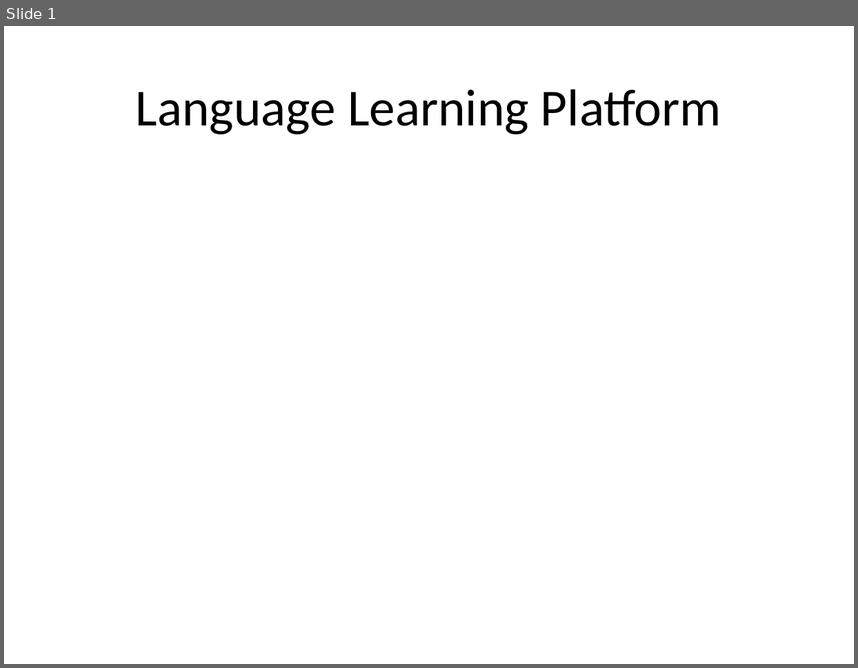
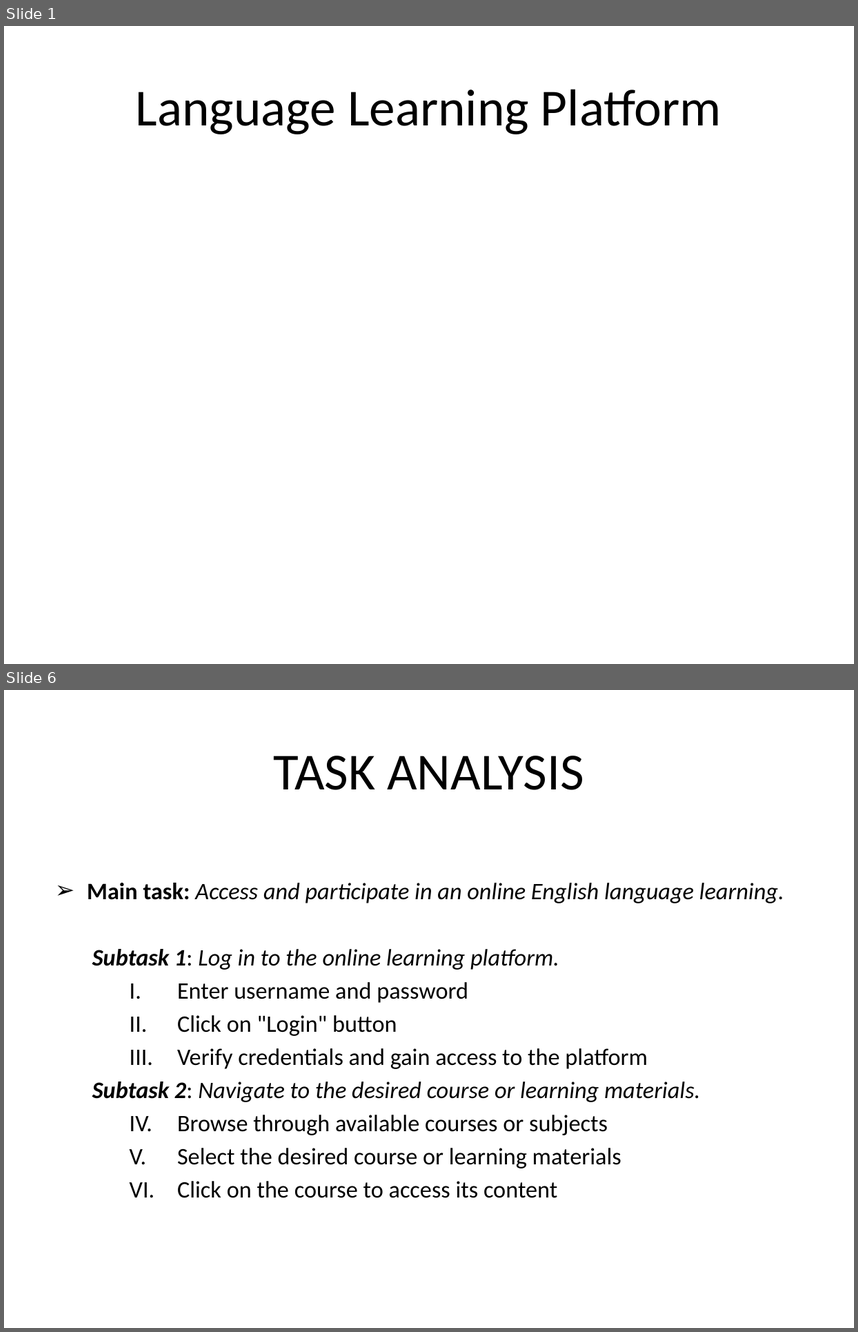
Before and after one commit to VictorMK22/PixelPioneers, a slide deck: Presentation1.pptx. Shown one above the other, each under a label of ours: slide 1 before the commit, slides 1 and 6 after it; the slides between them are not shown. The pictures are 858x668 and 858x1332 pixels, drawn with LibreOffice and Linux fonts; fonts in the diff are those of the drawing. Boxes give left, top, right and bottom in pixels: in the first picture for what was removed or moved away, otherwise in the second. Text is boxed around its words. In the diff, an @@ line names an element or a change of style, - is before the commit and + after.

```diff
--- a/Presentation1.pptx
+++ b/Presentation1.pptx
@@ slide 6 added at [4,690,854,1328], background #FFFFFF @@
@@ title added at [274,756,584,790], 44 pt, text #000000 @@
+TASK ANALYSIS
@@ text added at [87,883,784,1198], 20 pt, text #000000 @@
+➢ Main task: Access and participate in an online English language learning.
+  Subtask 1: Log in to the online learning platform.
+    I. Enter username and password
+    II. Click on "Login" button
+    III. Verify credentials and gain access to the platform
+  Subtask 2: Navigate to the desired course or learning materials.
+    I. Browse through available courses or subjects
+    II. Select the desired course or learning materials
+    III. Click on the course to access its content
```
Also in this commit, not shown: 3 slides changed, 28 other slides added, 13 slides removed, 2 other files.
